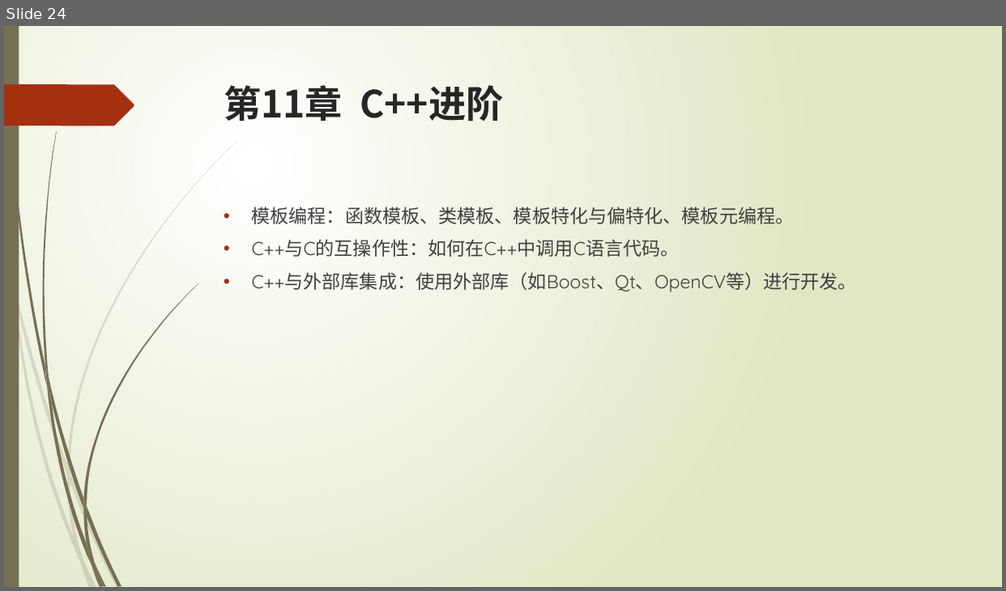
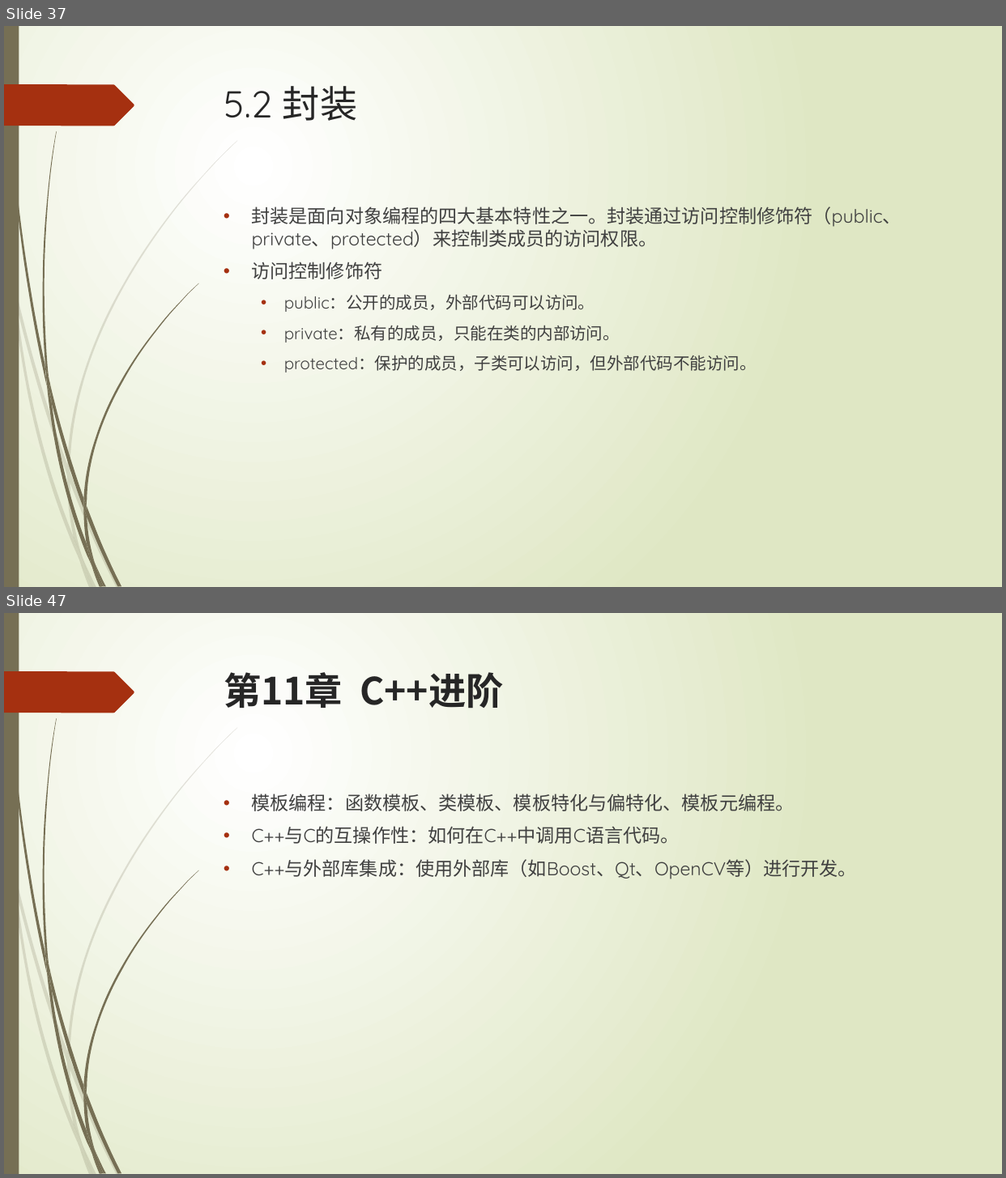
Before and after one commit to liuty2006/learn, a slide deck: learn_cpp/docs/C++语言培训.pptx. Shown one above the other, each under a label of ours: slide 24 before the commit, slides 37 and 47 after it; the slides between them are not shown. The pictures are 1006x591 and 1006x1178 pixels, drawn with LibreOffice and Linux fonts; fonts in the diff are those of the drawing. Boxes give left, top, right and bottom in pixels: in the first picture for what was removed or moved away, otherwise in the second. Text is boxed around its words. In the diff, an @@ line names an element or a change of style, - is before the commit and + after.

```diff
--- a/learn_cpp/docs/C++语言培训.pptx
+++ b/learn_cpp/docs/C++语言培训.pptx
@@ slide 37 added at <box>4,26,1002,587</box>, background gradient #FFFFFF to #DFE8C4; not listed: 24 template elements that a slide beside it also shows @@
@@ title added at <box>224,86,357,121</box>, 36 pt, text #262626 @@
+5.2 封装
@@ text added at <box>252,204,901,373</box>, 16 pt, text #404040 @@
+• 封装是面向对象编程的四大基本特性之一。封装通过访问控制修饰符（public、private、protected）来控制类成员的访问权限。
+• 访问控制修饰符
+  • public：公开的成员，外部代码可以访问。
+  • private：私有的成员，只能在类的内部访问。
+  • protected：保护的成员，子类可以访问，但外部代码不能访问。
@@ what was slide 24 is now slide 47 @@
```
Also in this commit, not shown: 9 slides changed, 22 other slides added, 16 other files.
